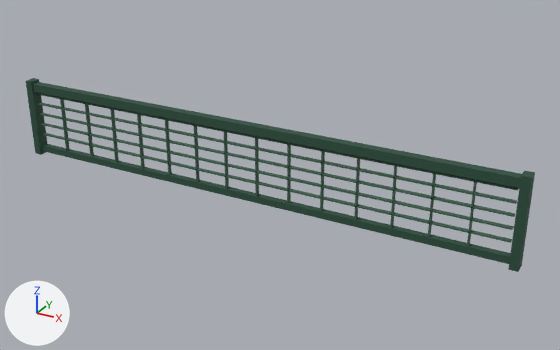
Two versions of the glTF model web/public/assets/net.glb, one commit apart.
Rendered twice from a 50 mm lens placed at (3.09, -4.97, 2.82), pointed at (0.3, 0.11, 0.28). The lights are fixed; the arrows at lower left show +X, +Y and +Z. The picture after the commit comes second. Vertices at exactly the same position are counted once.

Objects in the first picture: 'Net Bottom', 'Net Horizontal', 'Net Horizontal.001', 'Net Horizontal.002', 'Net Horizontal.003', 'Net Horizontal.004', 'Net Post', 'Net Post.001', 'Net Top' and 14 more.
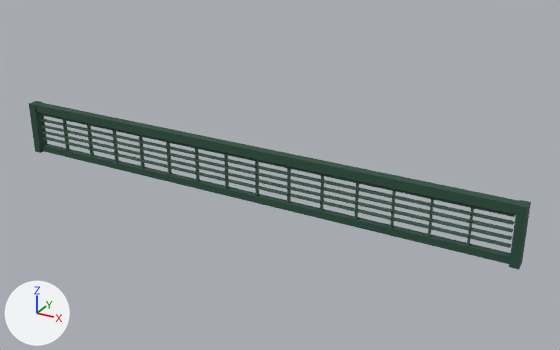
Where the newer file only moved an object's origin or applied its transform, the numbers keep the older frame.

Where the change shows, as pixel boxes (x1, y1, x2, y2) in the pictures (560 x 350 px):
'Net Top', moved: before (33, 82, 522, 188); after (35, 103, 519, 215)
'Net Horizontal', moved: before (42, 133, 512, 243); after (42, 137, 511, 248)
'Net Horizontal.002', moved: before (39, 113, 515, 217); after (41, 125, 513, 232)
'Net Horizontal.001', moved: before (41, 123, 514, 230); after (42, 131, 512, 240)
'Net Horizontal.003', moved: before (38, 102, 517, 204); after (40, 119, 514, 225)
'Net Horizontal.004', moved: before (37, 93, 519, 191); after (39, 113, 515, 217)
'Net Post.001', moved, rescaled (18% narrower, 31% shorter): before (508, 170, 535, 272); after (509, 200, 531, 270)
'Net Post', moved, rescaled (14% narrower, 32% shorter): before (26, 78, 47, 155); after (29, 101, 47, 153)

Patch to the scene script:
```diff
--- a/web/public/assets/net.glb.py
+++ b/web/public/assets/net.glb.py
@@ me_cube_002 @@
 # used by ob_net_post; location = (-2.25, 0.0, 0.38)
-me_cube_002.from_pydata(...)  # 8 vertices, 12 faces; spans x -0.035..0.035, y -0.05..0.05, z -0.36..0.36
+me_cube_002.from_pydata(...)  # 8 vertices, 12 faces; spans x -0.035..0.035, y -0.05..0.05, z -0.24..0.24
+# me_cube_002 part 1: the whole mesh is scaled about its middle by (1, 1, 0.667)
 me_cube_002.materials.append(mat_net_frame)
@@ me_cube_003 @@
 # used by ob_net_post_001; location = (2.25, 0.0, 0.38)
-me_cube_003.from_pydata(...)  # 8 vertices, 12 faces; spans x -0.035..0.035, y -0.05..0.05, z -0.36..0.36
+me_cube_003.from_pydata(...)  # 8 vertices, 12 faces; spans x -0.035..0.035, y -0.05..0.05, z -0.24..0.24
+# me_cube_003 part 2: the whole mesh is scaled about its middle by (1, 1, 0.667)
 me_cube_003.materials.append(mat_net_frame)
@@ ob_net_horizontal @@
 ob_net_horizontal = bpy.data.objects.new('Net Horizontal', me_cube_018)
-ob_net_horizontal.location = (0.0, 0.0, 0.22)
+ob_net_horizontal.location = (0.0, 0.0, 0.18)
@@ ob_net_horizontal_001 @@
 ob_net_horizontal_001 = bpy.data.objects.new('Net Horizontal.001', me_cube_019)
-ob_net_horizontal_001.location = (0.0, 0.0, 0.32)
+ob_net_horizontal_001.location = (0.0, 0.0, 0.24)
@@ ob_net_horizontal_002 @@
 ob_net_horizontal_002 = bpy.data.objects.new('Net Horizontal.002', me_cube_020)
-ob_net_horizontal_002.location = (0.0, 0.0, 0.42)
+ob_net_horizontal_002.location = (0.0, 0.0, 0.3)
@@ ob_net_horizontal_003 @@
 ob_net_horizontal_003 = bpy.data.objects.new('Net Horizontal.003', me_cube_021)
-ob_net_horizontal_003.location = (0.0, 0.0, 0.52)
+ob_net_horizontal_003.location = (0.0, 0.0, 0.36)
@@ ob_net_horizontal_004 @@
 ob_net_horizontal_004 = bpy.data.objects.new('Net Horizontal.004', me_cube_022)
-ob_net_horizontal_004.location = (0.0, 0.0, 0.62)
+ob_net_horizontal_004.location = (0.0, 0.0, 0.42)
@@ ob_net_post @@
 ob_net_post = bpy.data.objects.new('Net Post', me_cube_002)
-ob_net_post.location = (-2.25, 0.0, 0.38)
+ob_net_post.location = (-2.25, 0.0, 0.28)
@@ ob_net_post_001 @@
 ob_net_post_001 = bpy.data.objects.new('Net Post.001', me_cube_003)
-ob_net_post_001.location = (2.25, 0.0, 0.38)
+ob_net_post_001.location = (2.25, 0.0, 0.28)
@@ ob_net_top @@
 ob_net_top = bpy.data.objects.new('Net Top', me_cube)
-ob_net_top.location = (0.0, 0.0, 0.68)
+ob_net_top.location = (0.0, 0.0, 0.48)
```
